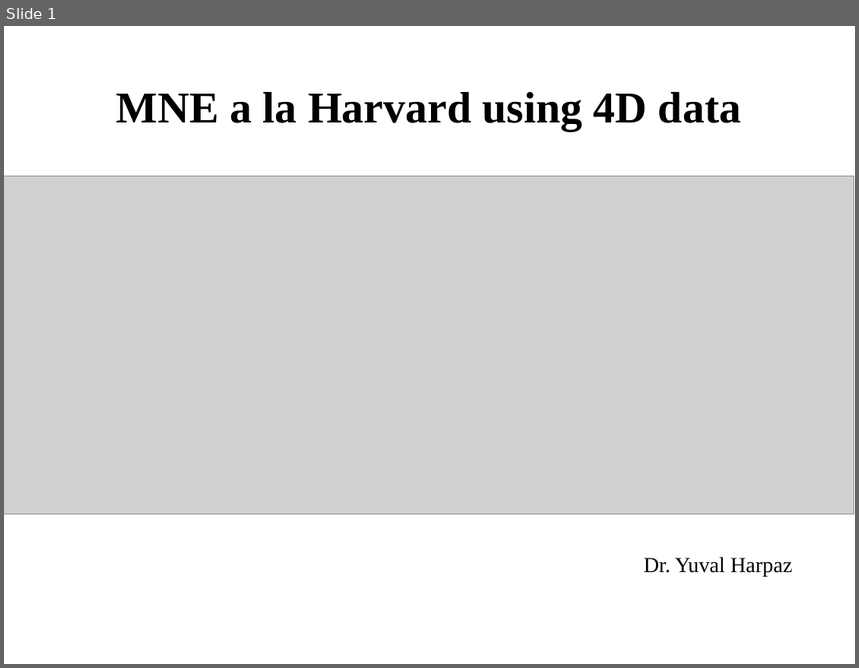
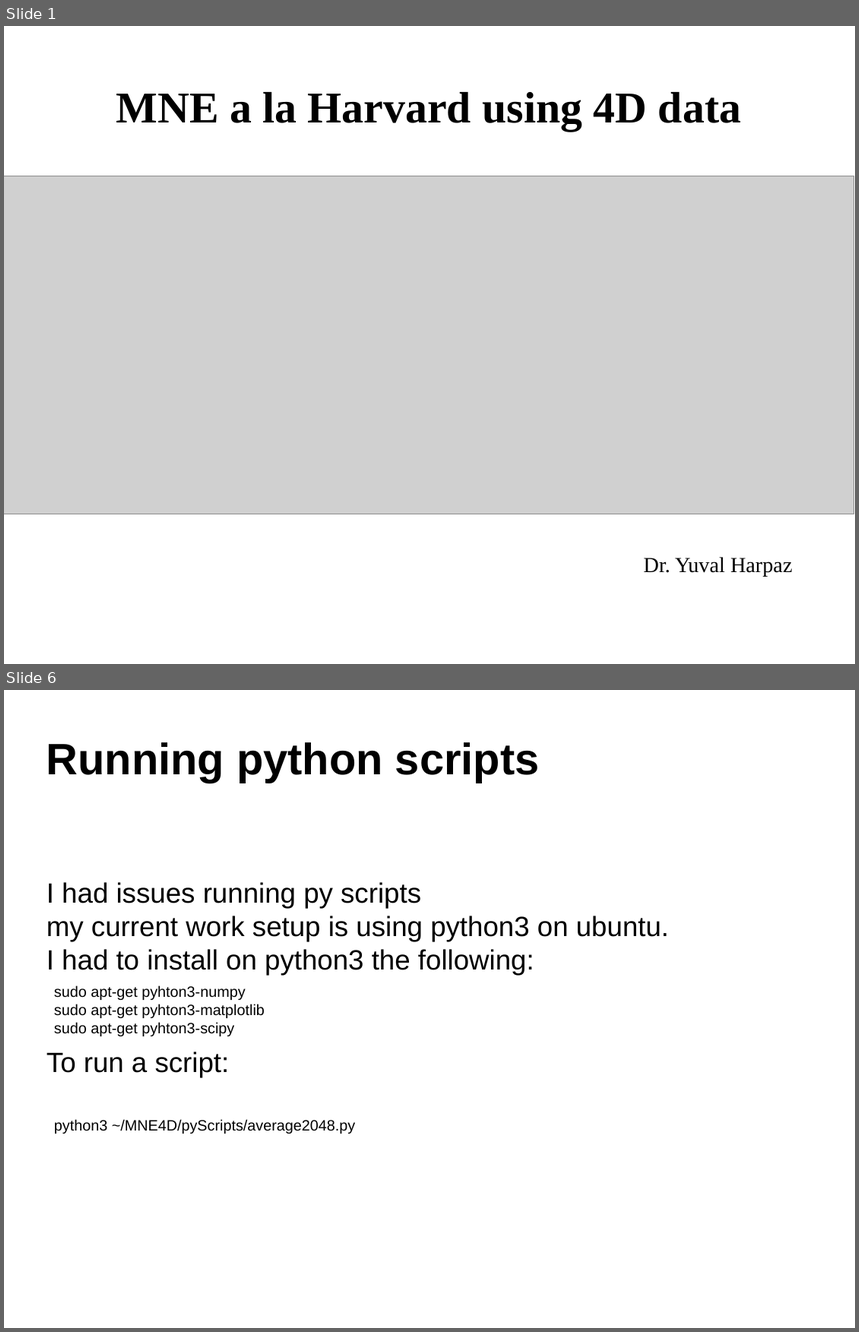
Before and after one commit to yuval-harpaz/MNE4D, a slide deck: docs/MNE_4D_data.pptx. Shown one above the other, each under a label of ours: slide 1 before the commit, slides 1 and 6 after it; the slides between them are not shown. The pictures are 859x668 and 859x1332 pixels, drawn with LibreOffice and Linux fonts; fonts in the diff are those of the drawing; grey boxes stand for pictures; background and template pictures are left out. Boxes give left, top, right and bottom in pixels: in the first picture for what was removed or moved away, otherwise in the second. Text is boxed around its words. In the diff, an @@ line names an element or a change of style, - is before the commit and + after.

```diff
--- a/docs/MNE_4D_data.pptx
+++ b/docs/MNE_4D_data.pptx
@@ slide 6 added at (x1=4, y1=690, x2=855, y2=1328), background picture (left out) @@
@@ text added at (x1=47, y1=742, x2=540, y2=783), 41 pt, text #000000, bold @@
+Running python scripts
@@ text added at (x1=47, y1=882, x2=669, y2=1078), 26 pt, text #000000 @@
+I had issues running py scripts
+my current work setup is using python3 on ubuntu.
+I had to install on python3 the following:
+To run a script:
@@ text added at (x1=54, y1=986, x2=265, y2=1037), 14 pt, text #000000 @@
+sudo apt-get pyhton3-numpy
+sudo apt-get pyhton3-matplotlib
+sudo apt-get pyhton3-scipy
@@ text added at (x1=54, y1=1119, x2=355, y2=1134), 14 pt, text #000000 @@
+python3 ~/MNE4D/pyScripts/average2048.py
```
Also in this commit, not shown: 6 slides changed, 2 other slides added, 4 other files.
